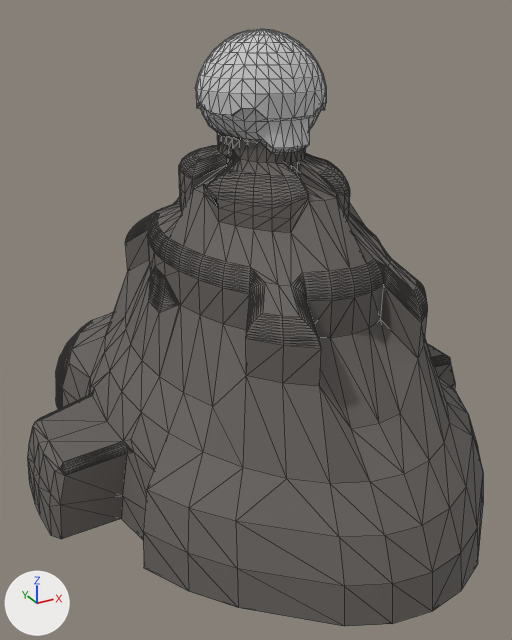
Two versions of the FBX model Empires Of The IV/Content/Models/Factories/Unanian Empire/Unanian Factory.FBX, one commit apart.
Rendered twice from a camera (50 mm lens) standing at (-2.79, -4.99, 3.74) and looking at (-0.13, -0.16, 1.33). Lighting does not change. The marker at lower left points along +X, +Y and +Z. Mesh edges are drawn as thin lines. Where no turn or scale is listed for an object, it has been applied to the vertices. Vertices at the same position are counted once.

The scene before the commit, as lines of its bpy script (objects in view):
```python
me_mesh = bpy.data.meshes.new('Mesh')
me_mesh.from_pydata(...)  # 385 vertices, 736 faces; spans x -0.512..0.512, y -0.502..0.507, z -0.454..0.419
me_mesh.materials.append(mat_02___default)  # light grey #cacaca
me_mesh_001 = bpy.data.meshes.new('Mesh.001')
me_mesh_001.from_pydata(...)  # 1914 vertices, 3690 faces; spans x -2.08..2.08, y -2.4..2.4, z -0.01..2.86
me_mesh_001.materials.append(mat_01___default)  # picture img_unanian_factory_texture_png
ob_roof = bpy.data.objects.new('Roof', me_mesh)
ob_roof.location = (0.0, 0.0, 3.185)
ob_unanian_factory = bpy.data.objects.new('Unanian Factory', me_mesh_001)
ob_unanian_factory.location = (0.0, 0.0, 0.0)
```
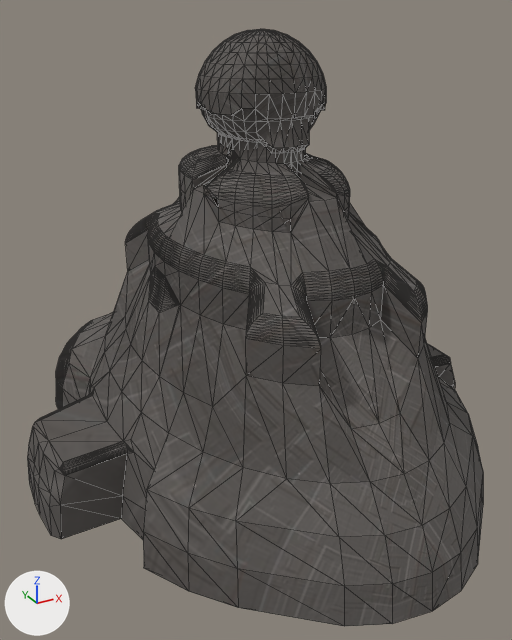
Changed parts and their boxes (x1, y1, x2, y2) in the pictures (512 x 640 px):
'Roof', recoloured
    both: (195, 29, 326, 153)

Edits to the bpy script that builds the scene:
```text
Change me_mesh:
    where me_mesh.from_pydata(...)  # 385 vertices, 736 faces; spans x -0.512..0.512, y -0.502..0.507, z -0.454..0.419
    remove me_mesh.materials.append(mat_02___default)  # light grey #cacaca
    add me_mesh.materials.append(mat_01___default)  # picture img_unanian_factory_texture_png
Change me_mesh_001:
    where me_mesh_001.from_pydata(...)  # 1914 vertices, 3690 faces; spans x -2.08..2.08, y -2.4..2.4, z -0.01..2.86
    used by ob_unanian_factory; location = (0.0, 0.0, 0.0)
    me_mesh_001 part 1: texture (UV) coordinates changed
```
